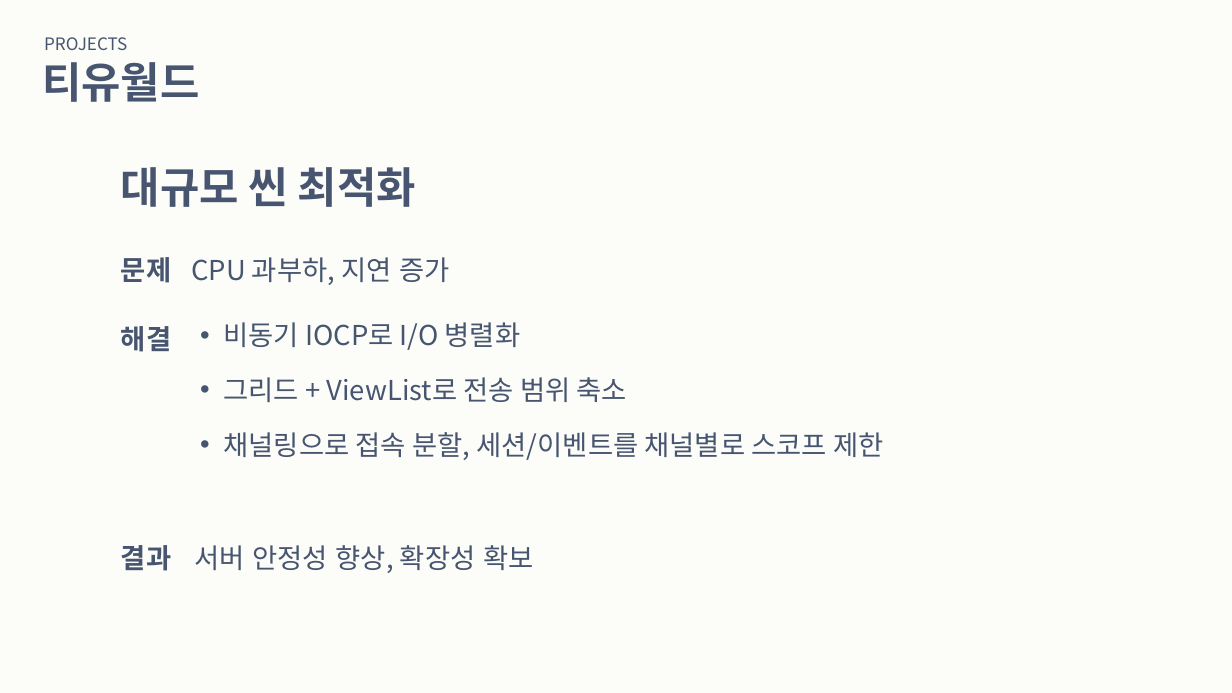
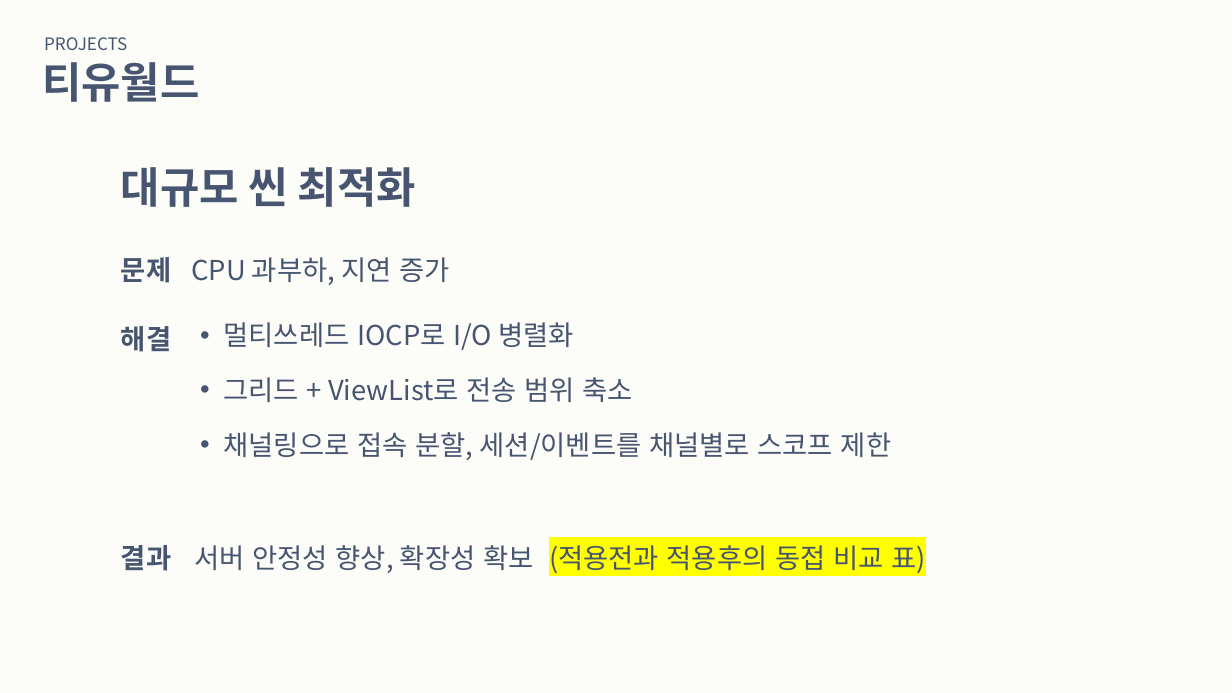
Before and after one commit to sungone/GP2025, a slide deck: slide 5 of 문서/포트폴리오/황수지/황수지포트폴리오.pptx. Drawn at 1232x693 pixels with LibreOffice and Linux fonts; fonts in the diff are those of the drawing. Boxes give left, top, right and bottom in pixels: in the first picture for what was removed or moved away, otherwise in the second. Text is boxed around its words. In the diff, an @@ line names an element or a change of style, - is before the commit and + after.

```diff
--- a/문서/포트폴리오/황수지/황수지포트폴리오.pptx
+++ b/문서/포트폴리오/황수지/황수지포트폴리오.pptx
@@ text at (x1=223, y1=322, x2=574, y2=350): text changed @@
-  • 비동기 IOCP로 I/O 병렬화
+  • 멀티쓰레드 IOCP로 I/O 병렬화
@@ text at (x1=121, y1=545, x2=926, y2=573): text changed @@
-결과 서버 안정성 향상, 확장성 확보
+결과 서버 안정성 향상, 확장성 확보 (적용전과 적용후의 동접 비교 표)
```
Also in this commit, not shown: 5 other slides changed, 1 other file.
